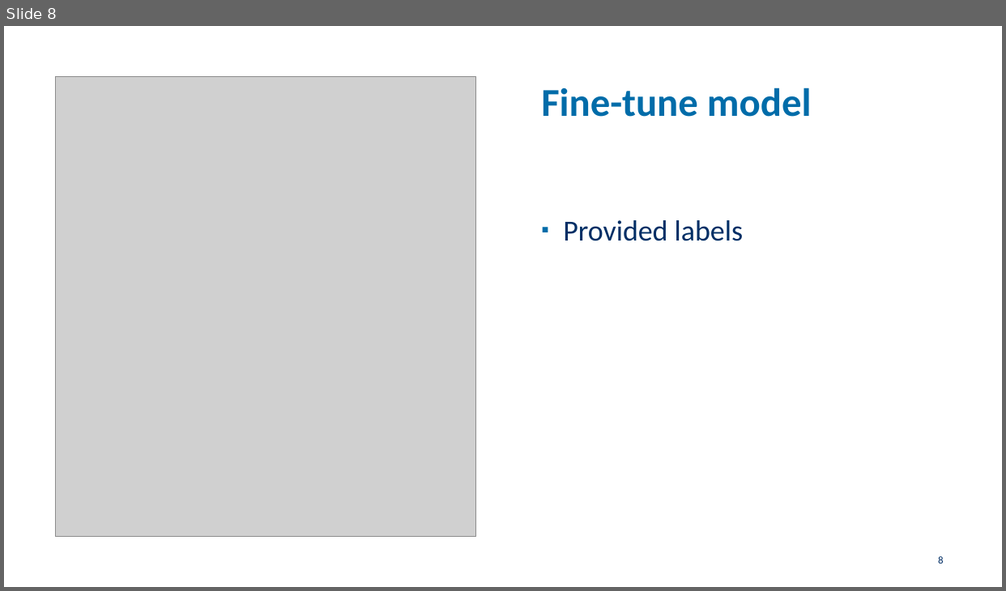
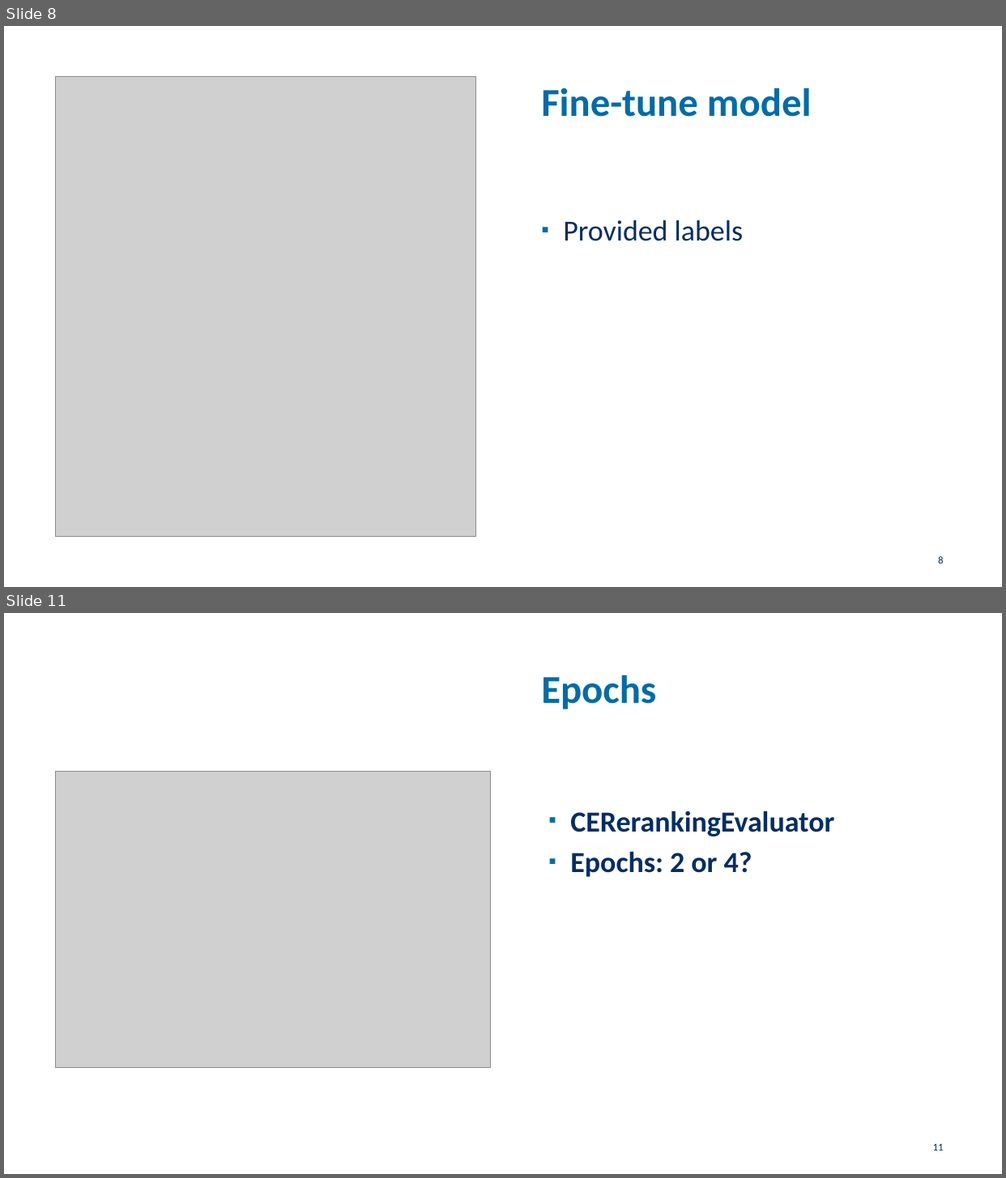
Before and after one commit to arnodeceuninck/neural-retrieval-bert, a slide deck: Information Retrieval.pptx. Shown one above the other, each under a label of ours: slide 8 before the commit, slides 8 and 11 after it; the slides between them are not shown. The pictures are 1006x591 and 1006x1178 pixels, drawn with LibreOffice and Linux fonts; fonts in the diff are those of the drawing; grey boxes stand for pictures; background and template pictures are left out. Boxes give left, top, right and bottom in pixels: in the first picture for what was removed or moved away, otherwise in the second. Text is boxed around its words. In the diff, an @@ line names an element or a change of style, - is before the commit and + after.

```diff
--- a/Information Retrieval.pptx
+++ b/Information Retrieval.pptx
@@ slide 11 added at bbox=[4, 613, 1002, 1174], background #FFFFFF @@
@@ title added at bbox=[541, 675, 656, 709], 38 pt, text #006CA9, bold @@
+Epochs
@@ picture added at bbox=[56, 772, 490, 1068] @@
@@ text added at bbox=[570, 811, 834, 877], 28 pt, text #002E65, bold @@
+▪ CERerankingEvaluator
+▪ Epochs: 2 or 4?
@@ page number added at bbox=[933, 1144, 944, 1151], 10 pt, text #002E65 @@
+11
```
Also in this commit, not shown: 1 slide changed, 7 other slides added, 2 slides removed.
